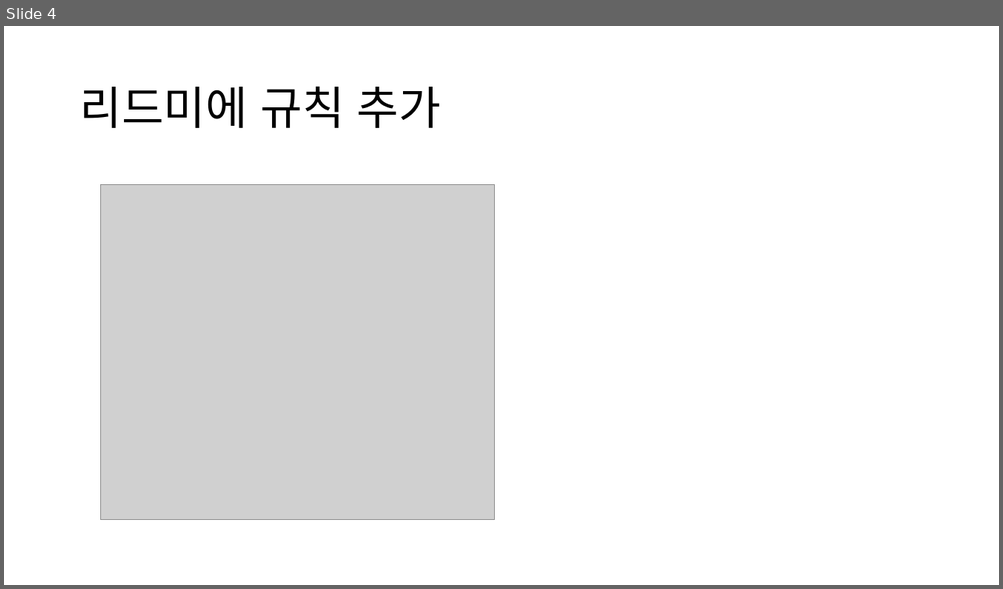
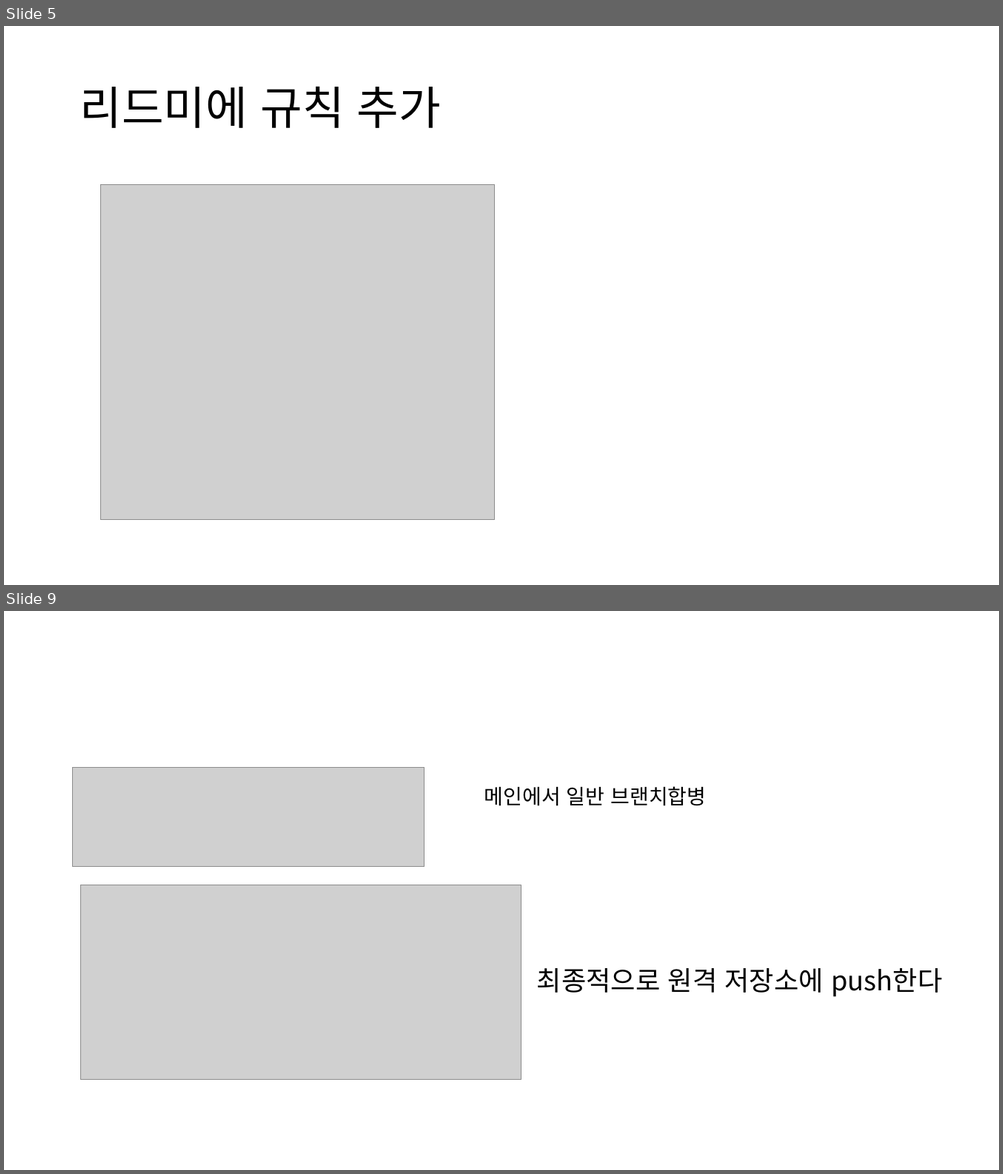
Before and after one commit to Kimxxunu/SW_777, a slide deck: 오픈소스 이해 7조 9주차 실습.pptx. Shown one above the other, each under a label of ours: slide 4 before the commit, slides 5 and 9 after it; the slides between them are not shown. The pictures are 1003x589 and 1003x1174 pixels, drawn with LibreOffice and Linux fonts; fonts in the diff are those of the drawing; grey boxes stand for pictures. Boxes give left, top, right and bottom in pixels: in the first picture for what was removed or moved away, otherwise in the second. Text is boxed around its words. In the diff, an @@ line names an element or a change of style, - is before the commit and + after.

```diff
--- a/오픈소스 이해 7조 9주차 실습.pptx
+++ b/오픈소스 이해 7조 9주차 실습.pptx
@@ slide 9 added at bbox=[4, 611, 999, 1170], background #FFFFFF @@
@@ picture added at bbox=[73, 768, 425, 867] @@
@@ title added at bbox=[484, 786, 706, 806], 20 pt, text #000000 @@
+메인에서 일반 브랜치합병
@@ picture added at bbox=[81, 886, 521, 1080] @@
@@ text added at bbox=[537, 968, 942, 997], 25.9 pt, text #000000 @@
+최종적으로 원격 저장소에 push한다
@@ what was slide 4 is now slide 5 @@
```
Also in this commit, not shown: 5 slides changed, 4 other slides added, 3 slides removed.
